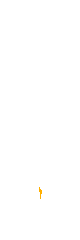
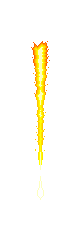
The second 80x240 image is a revision of the first. Changes to its layers:
added layer "Background copy #23" above "Background copy #22" over [31, 41, 50, 200]
added layer "Background copy #22" above "Background copy #20" over [31, 41, 50, 200]
added layer "Background copy #20" above "Background copy #19" over [31, 41, 50, 200]
added layer "Background copy #19" above "Background copy #21" over [31, 41, 50, 200]
added layer "Background copy #21" above "Background copy #18" over [31, 41, 50, 200]
added layer "Background copy #18" above "Background copy #17" over [31, 41, 50, 200]
added layer "Background copy #17" above "Background copy #16" over [31, 41, 50, 200]
added layer "Background copy #16" above "Background copy #15" over [31, 41, 50, 200]
hid "Background copy #9" over [31, 41, 50, 200]
hid "Background copy #12" over [31, 41, 50, 200]
hid "Background copy #13" over [31, 41, 50, 200]
hid "Background copy #11" over [31, 41, 50, 200]
hid "Background copy #10" over [31, 41, 50, 200]
